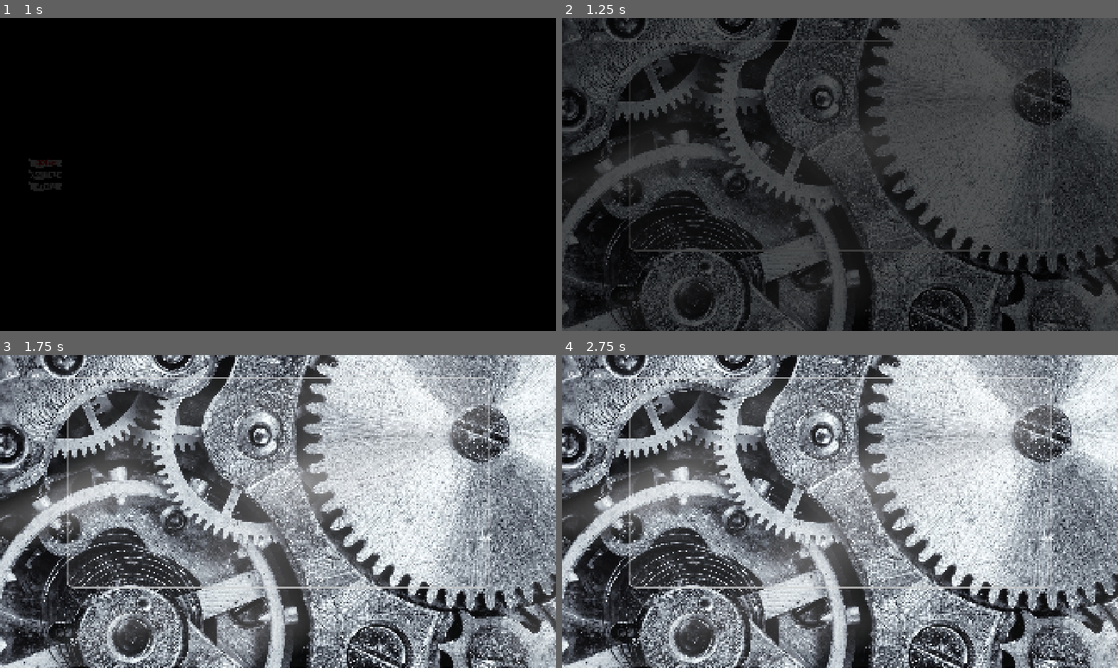
Above: before the commit, frames 1-4 (two rows, left to right).
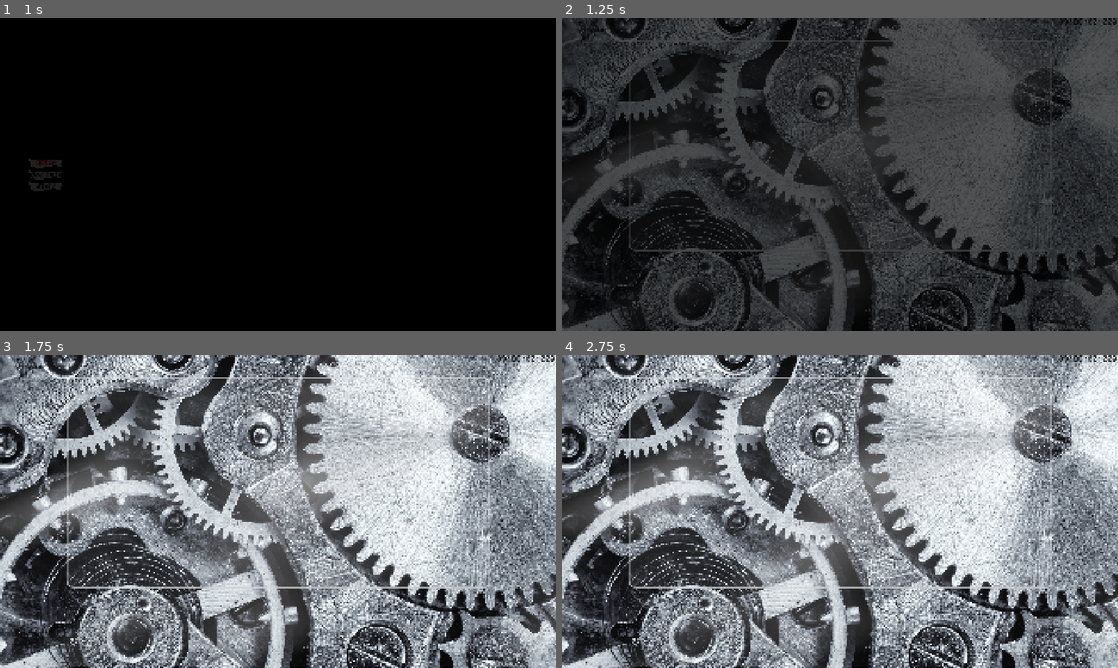
Above: after the commit, the same moments.

Repository: rosswolf/Tourbillon
Game: Godot game, scene res://src/scenes/main_menu.tscn
The game is run twice, just before and just after one commit, with the same random seed, the same clock (stepped at 60 frames per second) and the same inputs. Sound files missing from this copy of the repository are replaced by a short silence.
Inputs (mouse positions are in pixels of both pictures, inside the frame that each line leads up to):
- Up to frame 1 (1 s): click "Play" at 0.5 s
- Up to frame 2 (1.25 s): no input
- Up to frame 3 (1.75 s): click (83, 395) at 1.25 s
- Up to frame 4 (2.75 s): click (673, 395) at 2.02 s

Frame 1 is identical in both runs. In frame 2, 0.1% of the frame differs, in the area x 1-100%, y 0-8%; in frame 3, 0.2%; in frame 4, 0.2%.
Error before the commit: Invalid call. Nonexistent function 'has' in base 'Node (global_game_manager.gd)'. (res://src/scenes/managers/tourbillon_game_manager.gd:31)
Error after the commit: Assertion failed: unepected resource unhandled 15 (res://src/scenes/ui/resources/revealed_resources_panel.gd:49)

Commit message:
Fix UI display issues
- Removed depth:10 text from top left by skipping DEPTH resource in RevealedResourcesPanel
- Connected timer display to Tourbillon beat system instead of auto-counting
- Changed timer text color to black for better visibility on light background
- Timer now shows "Tick: X Beat: Y" format synced with game beats

🤖 Generated with [Claude Code](https://claude.ai/code)

Co-Authored-By: Claude <noreply@anthropic.com>

Diff:
--- a/elastic-app/app/src/scenes/game.gd
+++ b/elastic-app/app/src/scenes/game.gd
@@ -46,14 +46,17 @@
 
 # Called every frame. 'delta' is the elapsed time since the previous frame.
 func _process(delta: float) -> void:
-	# Display ticks instead of hex time
+	# Display beats and ticks from Tourbillon system
 	if GlobalGameManager.has("tourbillon_initializer"):
 		var initializer = GlobalGameManager.get("tourbillon_initializer")
-		if initializer and initializer.has_method("get_current_tick"):
+		if initializer:
 			var ticks = initializer.get_current_tick()
-			%GlobalTimeLabel.text = "Tick: " + str(ticks)
+			var beats = initializer.get_current_beat()
+			var beat_in_tick = beats % 10  # 10 beats per tick
+			%GlobalTimeLabel.text = "Tick: " + str(ticks) + " Beat: " + str(beat_in_tick)
 	else:
-		%GlobalTimeLabel.text = format_elapsed_time_hex(%GlobalTimer)
+		# Fallback to simple tick counter if Tourbillon not initialized
+		%GlobalTimeLabel.text = "Tick: 0"
 
 func __end_turn() -> void:
 	GlobalGameManager.end_turn()
--- a/elastic-app/app/src/scenes/game.tscn
+++ b/elastic-app/app/src/scenes/game.tscn
@@ -159,7 +159,7 @@
 unique_name_in_owner = true
 layout_mode = 2
 size_flags_vertical = 0
-theme_override_colors/font_color = Color(1, 1, 1, 0.537255)
+theme_override_colors/font_color = Color(0, 0, 0, 1)
 theme_override_fonts/font = ExtResource("5_bd8mh")
 theme_override_font_sizes/font_size = 30
 text = "00:00:00:000"
--- a/elastic-app/app/src/scenes/ui/resources/revealed_resources_panel.gd
+++ b/elastic-app/app/src/scenes/ui/resources/revealed_resources_panel.gd
@@ -20,6 +20,10 @@
 
 	for resource_name in GameResource.Type.keys():
 		var resource_type: GameResource.Type = GameResource.Type[resource_name]
+
+		# Skip DEPTH resource from UI display
+		if resource_type == GameResource.Type.DEPTH:
+			continue
 
 		var specific_resource = resource_template.duplicate()
 
Binary file added: elastic-app/app/github_deployment_test.png
Binary file added: elastic-app/app/tourbillon_test.png
